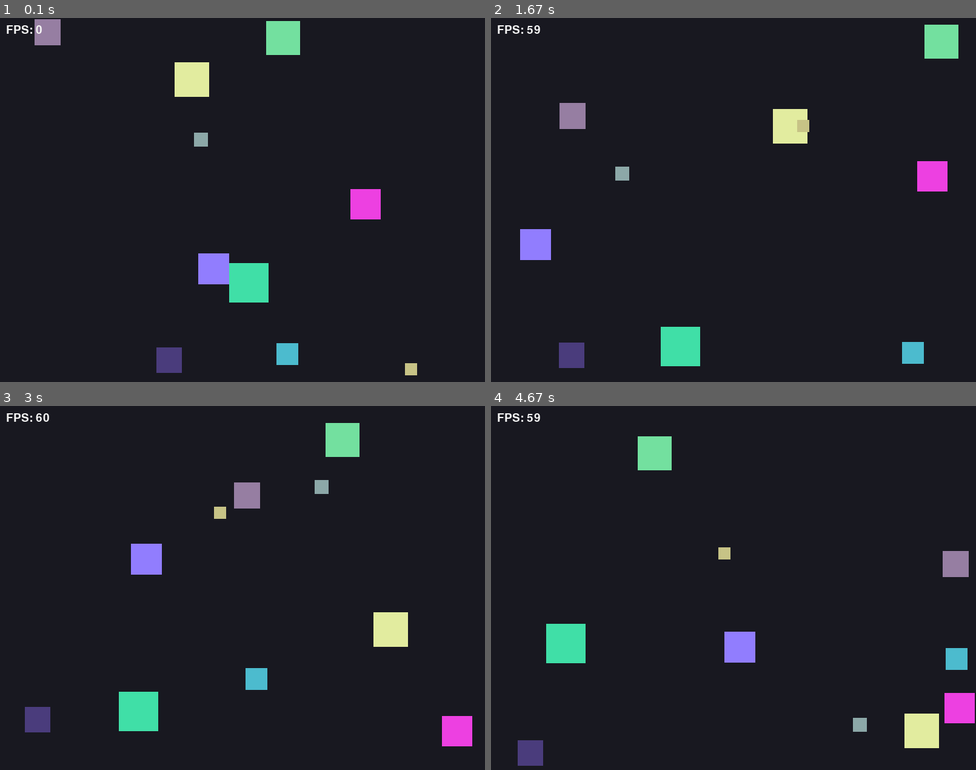
Above: before the commit, frames 1-4 (two rows, left to right).
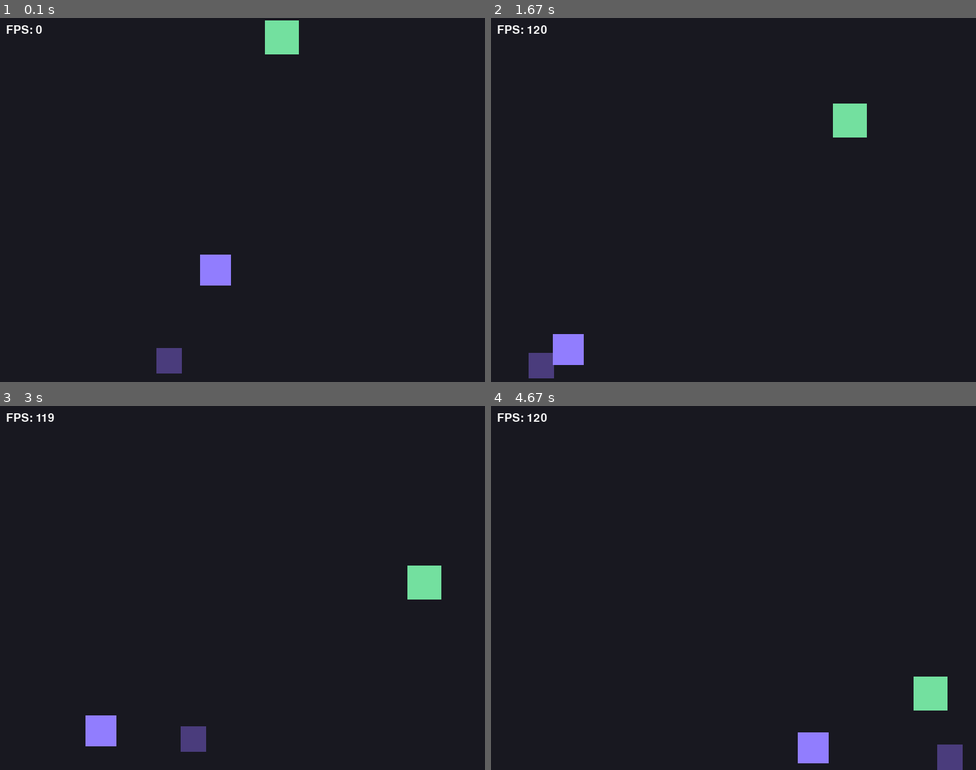
Above: after the commit, the same moments.

Repository: vtxsl/lab8-pygame
Game: pygame game, started from main.py
Same seed, same stepped clock (60 frames per second), same inputs: the game is played once before the commit and once after it.
Inputs:
- Up to frame 1 (0.1 s): no input
- Up to frame 2 (1.67 s): no input
- Up to frame 3 (3 s): no input
- Up to frame 4 (4.67 s): no input

The runs differ from the first frame. In frame 1, 3.1% of the frame differs, in the area x 7-86%, y 0-99%; in frame 2, 5.7%; in frame 3, 6.1%, in the area x 5-98%, y 2-95%; in frame 4, 6.1%.

Commit message:
Chase implemented and working

Diff:
--- a/main.py
+++ b/main.py
@@ -5,8 +5,8 @@
 
 WINDOW_WIDTH = 800
 WINDOW_HEIGHT = 600
-FPS = 0
-NUM_SQUARES = 10
+FPS = 120
+NUM_SQUARES = 3
 SIZE_MIN = 20
 SIZE_MAX = 70
 SPEED_MIN = 60
@@ -84,40 +84,54 @@
 def resolve_square_collisions(squares: list[Square]) -> None:
     pass
 
-def apply_flee_behavior(
-    squares: list[Square], dt: float, danger_radius: int = 180):
+def apply_flee_behavior(squares: list[Square], dt: float, danger_radius: int = 180):
     FLEE_FORCE = 1000.0
+    CHASE_FORCE = 1000.0
 
     for current in squares:
-        dx_total, dy_total = 0, 0
+        dx_flee, dy_flee = 0.0, 0.0
+        dx_chase, dy_chase = 0.0, 0.0
         has_threat = False
+        has_target = False
 
         for other in squares:
-            if other is current or other.size <= current.size:
+            if other is current:
                 continue
 
-            dx = current.rect.centerx - other.rect.centerx
-            dy = current.rect.centery - other.rect.centery
+            dx = other.rect.centerx - current.rect.centerx
+            dy = other.rect.centery - current.rect.centery
             dist = math.hypot(dx, dy)
 
             if 0 < dist < danger_radius:
-                dx_total += (dx / dist)
-                dy_total += (dy / dist)
-                has_threat = True
+                nx = dx / dist
+                ny = dy / dist
+
+                if other.size > current.size:
+                    dx_flee -= nx
+                    dy_flee -= ny
+                    has_threat = True
+
+                elif other.size < current.size:
+                    dx_chase += nx
+                    dy_chase += ny
+                    has_target = True
 
         if has_threat:
-            current.vx += (dx_total + random.uniform(-1, 1)) * FLEE_FORCE * dt
-            current.vy += (dy_total + random.uniform(-1, 1)) * FLEE_FORCE * dt
+            current.vx += (dx_flee + random.uniform(-0.5, 0.5)) * FLEE_FORCE * dt
+            current.vy += (dy_flee + random.uniform(-0.5, 0.5)) * FLEE_FORCE * dt
 
-            size_factor = (current.size - SIZE_MIN) / (SIZE_MAX - SIZE_MIN)
-            local_max = GLOBAL_MAX_SPEED - (size_factor * (GLOBAL_MAX_SPEED - SPEED_MIN))
-            local_max = max(SPEED_MIN, local_max)
+        if has_target:
+            current.vx += (dx_chase + random.uniform(-0.2, 0.2)) * CHASE_FORCE * dt
+            current.vy += (dy_chase + random.uniform(-0.2, 0.2)) * CHASE_FORCE * dt
 
-            # Clamp velocities
-            mag = math.hypot(current.vx, current.vy)
-            if mag > local_max:
-                current.vx = (current.vx / mag) * local_max
-                current.vy = (current.vy / mag) * local_max
+        size_factor = (current.size - SIZE_MIN) / (SIZE_MAX - SIZE_MIN)
+        local_max = GLOBAL_MAX_SPEED - (size_factor * (GLOBAL_MAX_SPEED - SPEED_MIN))
+        local_max = max(SPEED_MIN, local_max)
+
+        mag = math.hypot(current.vx, current.vy)
+        if mag > local_max:
+            current.vx = (current.vx / mag) * local_max
+            current.vy = (current.vy / mag) * local_max
 
 def create_squares() -> list[Square]:
     squares: list[Square] = []
Not shown, changed: MY_NOTES.md
